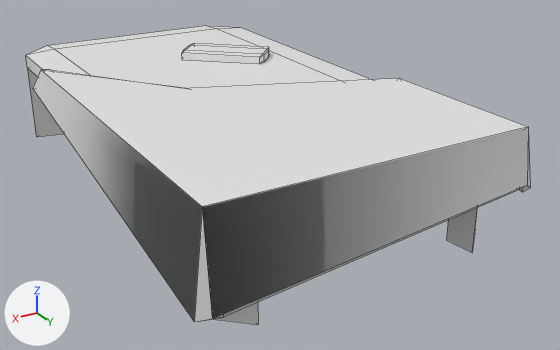
The FBX model Assets/Blender Exports/broken Objects/bed_broken.fbx, before and after one commit.
Both versions are drawn from a camera (50 mm lens) standing at (4.81, 9.58, 4.45) and looking at (-0.57, 0.62, -0.03). Every picture has the same lights, and +X, +Y and +Z are marked at lower left. Mesh edges are drawn as thin lines. Where no turn or scale is listed for an object, it has been applied to the vertices. Vertices at the same position are counted once.
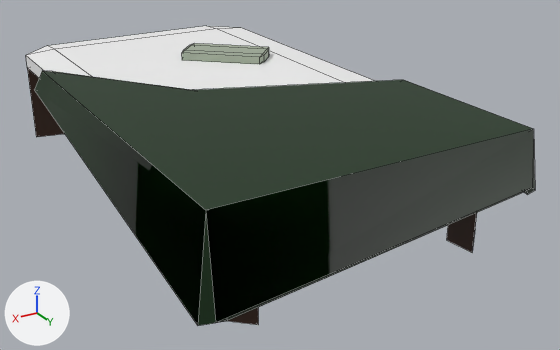
Boxes [x1, y1, x2, y2] around the edits, measured in the pictures (560 x 350 px; the box of a moved part takes in the faces that stretch with it):
'Cube', reshaped, recoloured
    before: [26, 26, 530, 325]
    after: [26, 26, 535, 326]
part 1 of me_cube_001, moved or reshaped
    before: [33, 70, 530, 322]
    after: [34, 71, 535, 326]
part 2 of me_cube_001, recoloured
    both: [26, 27, 372, 88]
part 3 of me_cube_001, recoloured
    both: [27, 26, 239, 55]
part 4 of me_cube_001, recoloured
    both: [27, 68, 477, 325]
part 5 of me_cube_001, recoloured (white to grey)
    both: [182, 43, 269, 64]

The change, as a diff of the scene's bpy script:
```diff
--- a/Assets/Blender Exports/broken Objects/bed_broken.fbx.py
+++ b/Assets/Blender Exports/broken Objects/bed_broken.fbx.py
@@ mat_pillow @@
+mat_pillow = principled_material('Pillow')
+mat_pillow.base_color = (0.355, 0.415, 0.317)  # grey #a1ac99
@@ mat_wood @@
+mat_wood = principled_material('Wood')
+mat_wood.base_color = (0.0482, 0.0185, 0.00857)  # brown #3e2517
@@ mat_matress @@
+mat_matress = principled_material('Matress')
+mat_matress.base_color = (0.912, 0.912, 0.912)  # white #f5f5f5
@@ mat_blanket @@
+mat_blanket = principled_material('Blanket')
+mat_blanket.base_color = (0.00413, 0.0277, 0.00426)  # dark green #0d2e0e
@@ me_cube_001 @@
 # used by ob_cube; location = (0.0, 0.0, 1.16)
-me_cube_001.from_pydata(...)  # 107 vertices, 113 faces; spans x -2.74..2.25, y -3.62..3.76, z -1.36..0.26
+me_cube_001.from_pydata(...)  # 107 vertices, 113 faces; spans x -2.74..2.25, y -3.62..3.84, z -1.36..0.26
+# me_cube_001 part 1: the loose piece of 22 vertices spanning x -2.33..2.25, y -1.9..3.76, z -1.11..0.2 is moved by (0.0, 0.08, 0.0)
+# me_cube_001 part 2: 11 of the faces centred in x -1.98..1.98, y 0.0..3.62, z 0.0..0.14 switch from no material to mat_matress (white #f5f5f5)
+# me_cube_001 part 3: 6 of the faces centred in x -1.74..1.74, y -3.62..-3.32, z 0.0..0.12 switch from no material to mat_matress (white #f5f5f5)
+# me_cube_001 part 4: all 21 faces centred in x -1.74..1.74, y -3.4..3.4, z -1.33..-0.12 switch from no material to mat_wood (brown #3e2517)
+# me_cube_001 part 5: all 26 faces centred in x -1.33..-0.06, y -1.87..-0.64, z 0.14..0.26 switch from no material to mat_pillow (grey #a1ac99)
+me_cube_001.materials.append(mat_blanket)  # dark green #0d2e0e
```
